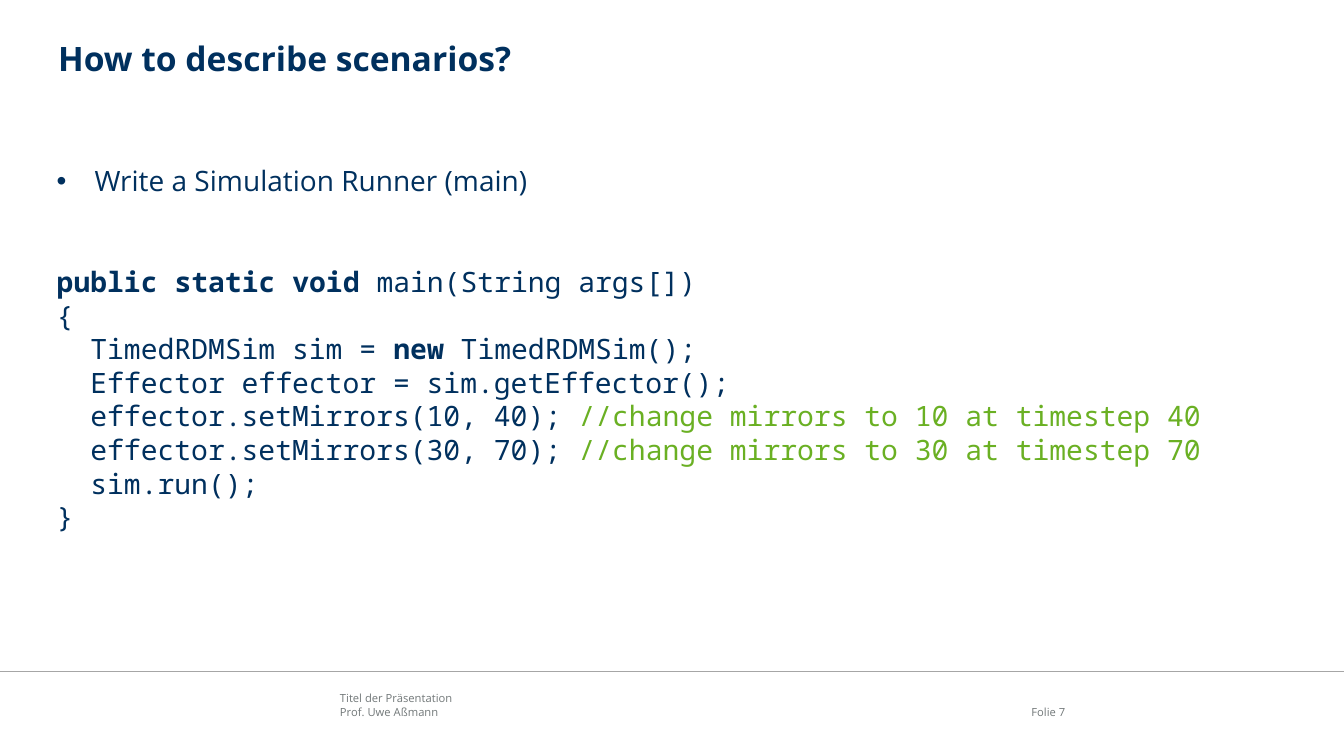
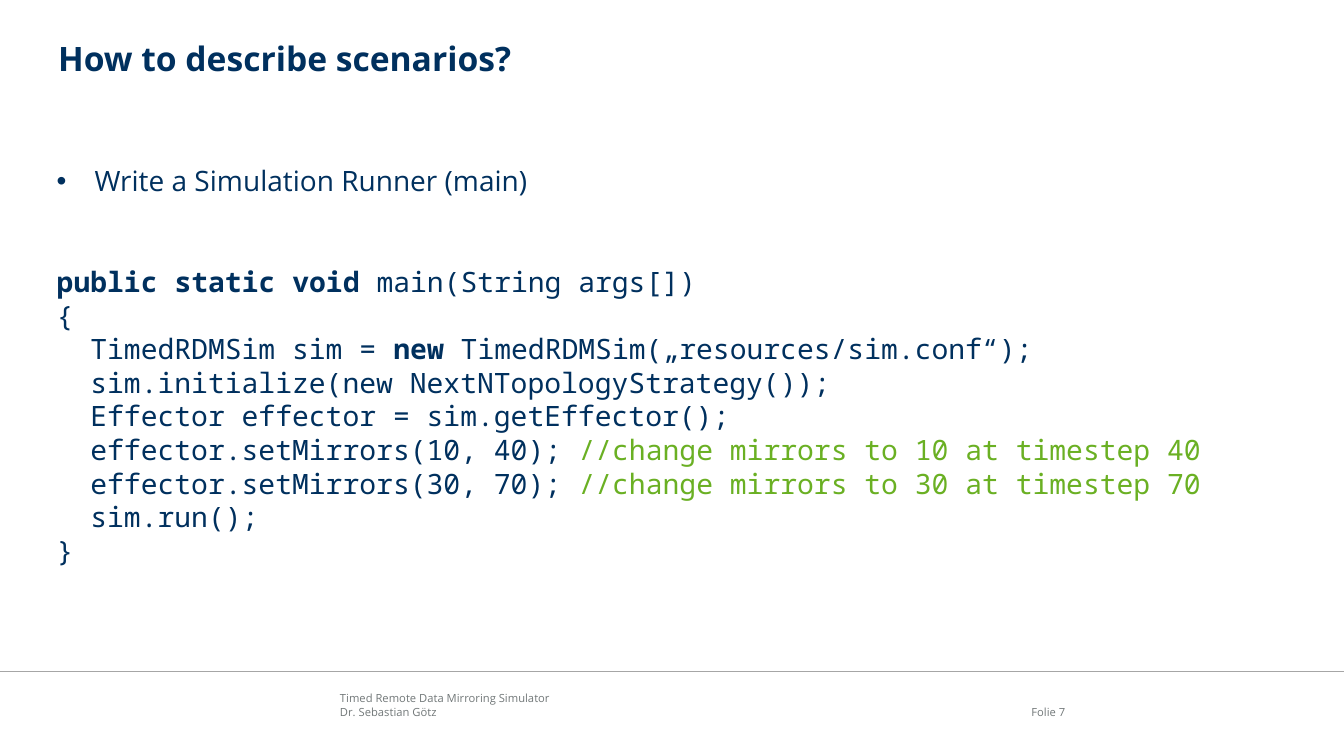
Before and after one commit to sebastiangoetz/LRDMSimulator, a slide deck: slide 7 of doc/timed-rdmsim.pptx. Drawn at 1344x756 pixels with LibreOffice and Linux fonts; fonts in the diff are those of the drawing; background and template pictures are left out. Boxes give left, top, right and bottom in pixels: in the first picture for what was removed or moved away, otherwise in the second. Text is boxed around its words. In the diff, an @@ line names an element or a change of style, - is before the commit and + after.

```diff
--- a/doc/timed-rdmsim.pptx
+++ b/doc/timed-rdmsim.pptx
@@ text at [57, 270, 1201, 532]: text changed @@
-public static void main(String args[])
-{
-TimedRDMSim sim = new TimedRDMSim();
-Effector effector = sim.getEffector();
-effector.setMirrors(10, 40); //change mirrors to 10 at timestep 40
-effector.setMirrors(30, 70); //change mirrors to 30 at timestep 70
-sim.run();
-}
+public static void main(String args[])
+{
+TimedRDMSim sim = new TimedRDMSim(„resources/sim.conf“);
+sim.initialize(new NextNTopologyStrategy());
+Effector effector = sim.getEffector();
+effector.setMirrors(10, 40); //change mirrors to 10 at timestep 40
+effector.setMirrors(30, 70); //change mirrors to 30 at timestep 70
+sim.run();
+}
@@ text at [340, 693, 550, 716]: text changed @@
-Titel der Präsentation
-Prof. Uwe Aßmann
+Timed Remote Data Mirroring Simulator
+Dr. Sebastian Götz
```
Also in this commit, not shown: 6 other slides changed, 1 slide added, 3 other files.
